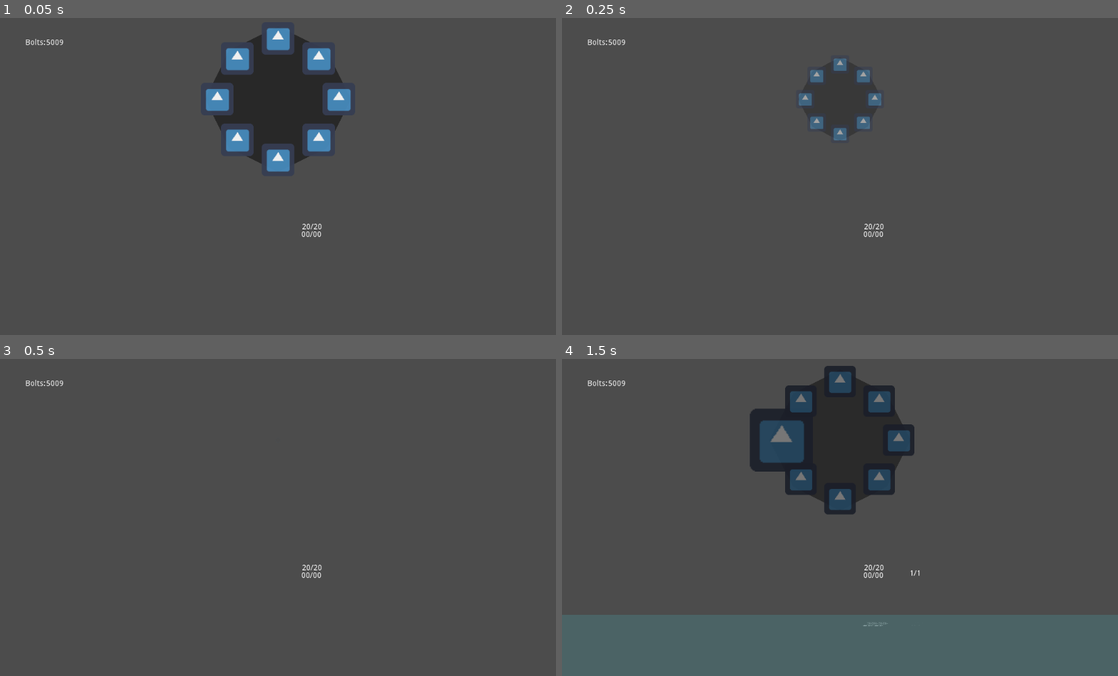
Above: before the commit, frames 1-4 (two rows, left to right).
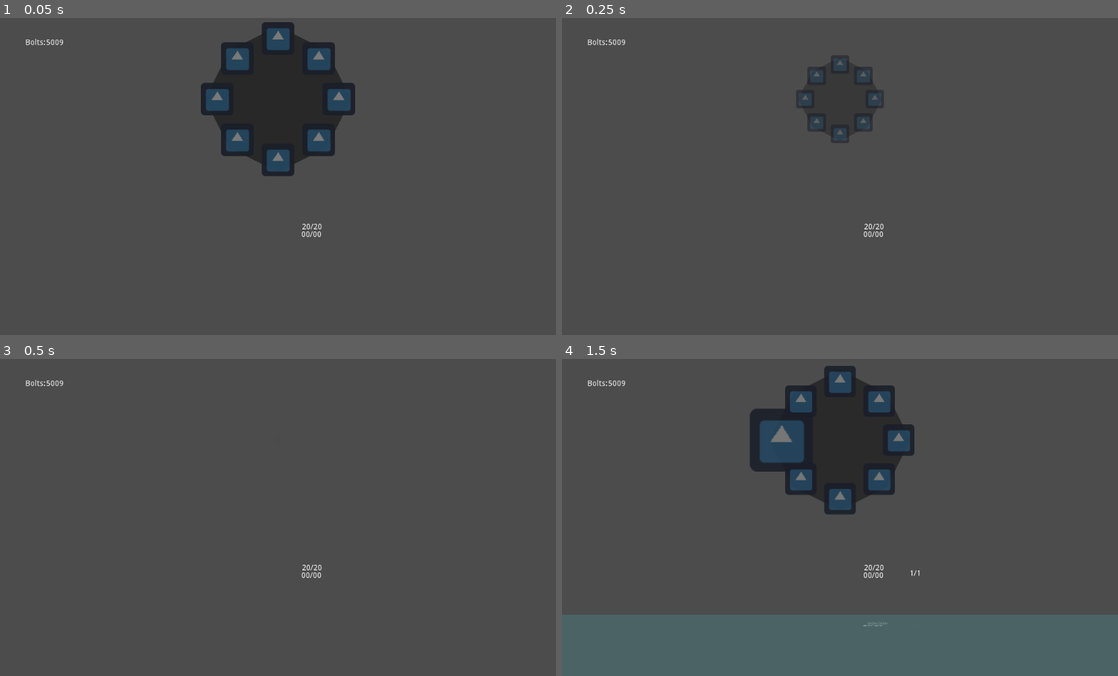
Above: after the commit, the same moments.

Repository: Galomortal47/Metroidvania
Game: Godot game, scene res://Test/Test.tscn
The game is run twice, just before and just after one commit, with the same random seed, the same clock (stepped at 60 frames per second) and the same inputs. The project has no main scene, so this scene is started directly. The engine's default icon, where the game draws it, is replaced by a stand-in: a white triangle on a blue panel in a dark square.
Inputs (mouse positions are in pixels of both pictures, inside the frame that each line leads up to):
- Up to frame 1 (0.05 s): no input
- Up to frame 2 (0.25 s): no input
- Up to frame 3 (0.5 s): no input
- Up to frame 4 (1.5 s): tap Enter (ui_accept) at 0.5, 0.77 s; move the mouse to (962, 498) at 0.52 s; hold Right (ui_right) 0.53-1.28 s; hold X (ui_roll) 0.53-1.28 s; tap Z (ui_select) at 0.8, 1.35 s; move the mouse to (728, 530) at 1.27 s; hold Down (ui_down) from 1.28 s (still down)

The runs differ from the first frame. In frame 1, 4.7% of the frame differs, in the area x 36-64%, y 1-50%; in frame 2, 0.8%; in frame 3, less than 0.1%; in frame 4, nothing differs.

Commit message:
bug fixes

Diff:
--- a/Scripts/Menu Items.gd
+++ b/Scripts/Menu Items.gd
@@ -12,20 +12,11 @@
 		get_parent().get_node("Weapons").get_child(i).have = get_parent().get_node("Save").data.gun[i]
 
 func _process(delta):
+	guns_have()
 	if Input.is_action_pressed("ui_select"):
 		Engine.set_time_scale(0.1)
 		$"Menu Anim".set_current_animation("open")
-		for i in range(0,menu_size):
-				guns[i] = get_parent().get_node("Weapons").get_child(i).have
-				get_parent().get_node("Save").data.gun = guns
-				get_parent().get_node("Weapons").get_child(i).enable = select[i]
-				if select[i]:
-					if get_parent().get_node("Weapons").get_child(i).have:
-						get_node("Menu/icon" + str(i)).set_modulate(Color(1,1,1))
-						get_node("Menu/Label").set_text(str(get_parent().get_node("Weapons").get_child(i).get_name()))
-						get_parent().get_node("Weapons").get_child(i).update_text()
-				if not get_parent().get_node("Weapons").get_child(i).have:
-					get_node("Menu/icon" + str(i)).set_modulate(Color(0.5,0.5,0.5))
+		menu_select()
 		if Input.is_action_just_pressed("ui_left"):
 			a -= 1
 		if Input.is_action_just_pressed("ui_right"):
@@ -40,6 +31,23 @@
 #		$Menu.set_scale(Vector2(0,0))
 		Engine.set_time_scale(1)
 
+func menu_select():
+	for i in range(0,menu_size):
+		guns[i] = get_parent().get_node("Weapons").get_child(i).have
+		get_parent().get_node("Save").data.gun = guns
+		get_parent().get_node("Weapons").get_child(i).enable = select[i]
+		if select[i]:
+			if get_parent().get_node("Weapons").get_child(i).have:
+				get_node("Menu/Label").set_text(str(get_parent().get_node("Weapons").get_child(i).get_name()))
+				get_parent().get_node("Weapons").get_child(i).update_text()
+
+func guns_have():
+	for i in range(0,menu_size):
+		if get_parent().get_node("Weapons").get_child(i).have:
+			get_node("Menu/icon" + str(i)).set_modulate(Color(1,1,1))
+		else:
+			get_node("Menu/icon" + str(i)).set_modulate(Color(0.5,0.5,0.5))
+
 func select(var x = 0):
 	for i in range(0,menu_size):
 		if i == x:
--- a/Scripts/Shop.gd
+++ b/Scripts/Shop.gd
@@ -12,23 +12,29 @@
 		if Input.is_action_just_pressed("ui_left"):
 			select -= 1
 		if select > items_n:
-			select = items_n
+			select = 0
 		if select < 0:
-			select = 0
+			select = 7
 
 		for i in range(0,items_n+1):
 			if select == i:
-				get_node("Shop_Select/Icons").get_child(i).set_scale(Vector2(1,1))
+				get_node("Shop_Select/Icons").get_child(i).set_scale(Vector2(1.5,1.5))
+				get_node("Shop_Select/Icons").get_child(i).set_modulate(Color(1,1,1))
 			else:
-				get_node("Shop_Select/Icons").get_child(i).set_scale(Vector2(0.5,.05))
+				get_node("Shop_Select/Icons").get_child(i).set_scale(Vector2(0.5,0.5))
+				get_node("Shop_Select/Icons").get_child(i).set_modulate(Color(0.5,0.5,0.5))
 			if get_collider().is_in_group("player"):
 				get_node("Shop_Select/Icons").show()
 				get_collider().motion.x = 0
 				get_node("Shop_Select/Icons/Label2").set_text(get_collider().get_node("Weapons").get_child(select).get_name())
 				get_node("Shop_Select/Icons/Label").set_text("X:Buy for a " +str(price[select]) +  " Bolts")
 				if Input.is_action_just_pressed("ui_roll"):
-					if int(get_collider().get_node("Coins/Number").get_text()) >= price[select] and not get_collider().get_node("Weapons").get_child(select).have == true:
+					if  weapon_checker_money_checker():
 						get_collider().get_node("Coins/Number").set_text(str(int(get_collider().get_node("Coins/Number").get_text())-price[select]))
 						get_collider().get_node("Weapons").get_child(select).have = true
 	else:
 		get_node("Shop_Select/Icons").hide()
+
+func weapon_checker_money_checker():
+		if int(get_collider().get_node("Coins/Number").get_text()) >= price[select] and not get_collider().get_node("Weapons").get_child(select).have:
+			return true
--- a/Scripts/zxc.gd
+++ /dev/null
@@ -1,13 +0,0 @@
-extends Node2D
-
-var bolt_path = "res://assets/Bolts.tscn"
-var bolt_number = 7
-var ramdom_pos = 30
-
-func bolt_spawn(var bolt_number, var node, var pos):
-	for i in range(0,bolt_number):
-			var bolts =  load(bolt_path)
-			var bolt_instance = bolts.instance()
-#			bolt_instance.collect = true
-			bolt_instance.set_position(pos+ Vector2(rand_range(-ramdom_pos,ramdom_pos),rand_range(-ramdom_pos,ramdom_pos)))
-			node.add_child(bolt_instance)
--- a/Test/Test.tscn
+++ b/Test/Test.tscn
@@ -8,7 +8,7 @@
 [ext_resource path="res://assets/Enemy.tscn" type="PackedScene" id=6]
 [ext_resource path="res://assets/Bolts.tscn" type="PackedScene" id=7]
 [ext_resource path="res://assets/Box.tscn" type="PackedScene" id=8]
-[ext_resource path="res://Scripts/screenshot.png" type="Texture" id=9]
+[ext_resource path="res://Test/screenshot.png" type="Texture" id=9]
 [ext_resource path="res://Scripts/Mirror.gd" type="Script" id=10]
 [ext_resource path="res://assets/Water.tscn" type="PackedScene" id=11]
 [ext_resource path="res://assets/Pick Up.tscn" type="PackedScene" id=12]
--- a/assets/Water.tscn
+++ b/assets/Water.tscn
@@ -1,7 +1,8 @@
 [gd_scene load_steps=7 format=2]
 
-[ext_resource path="res://Scripts/screenshot.png" type="Texture" id=1]
+[ext_resource path="res://Test/screenshot.png" type="Texture" id=1]
 [ext_resource path="res://Scripts/Mirror.gd" type="Script" id=2]
+
 
 [sub_resource type="Shader" id=9]
 code = "shader_type canvas_item;
Not shown: 5 places in Test/Test.tscn that only renumber resources
Renamed: Scripts/screenshot.png -> Test/screenshot.png
Not shown, changed: Test/screenshot.png.import
